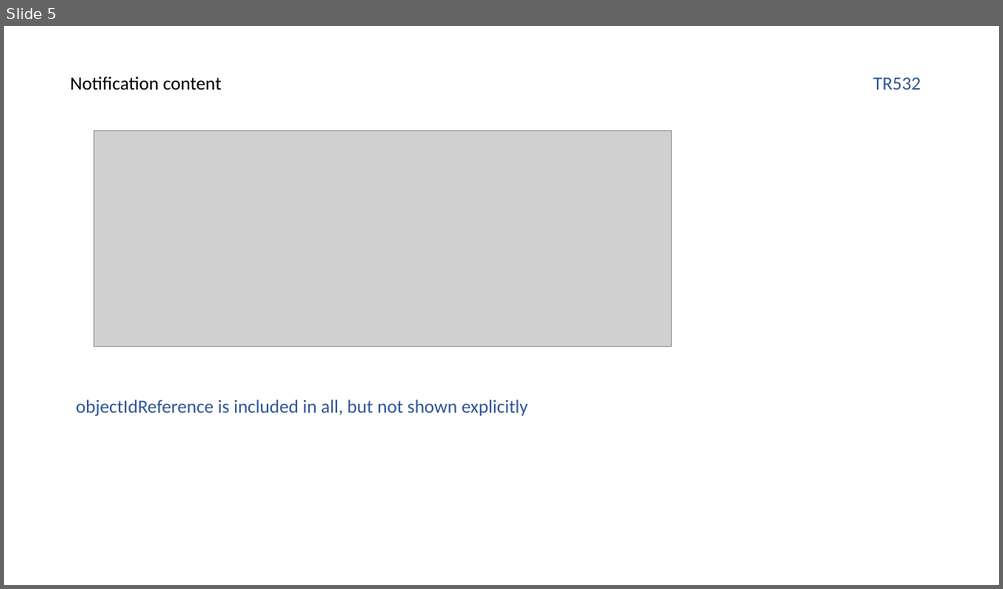
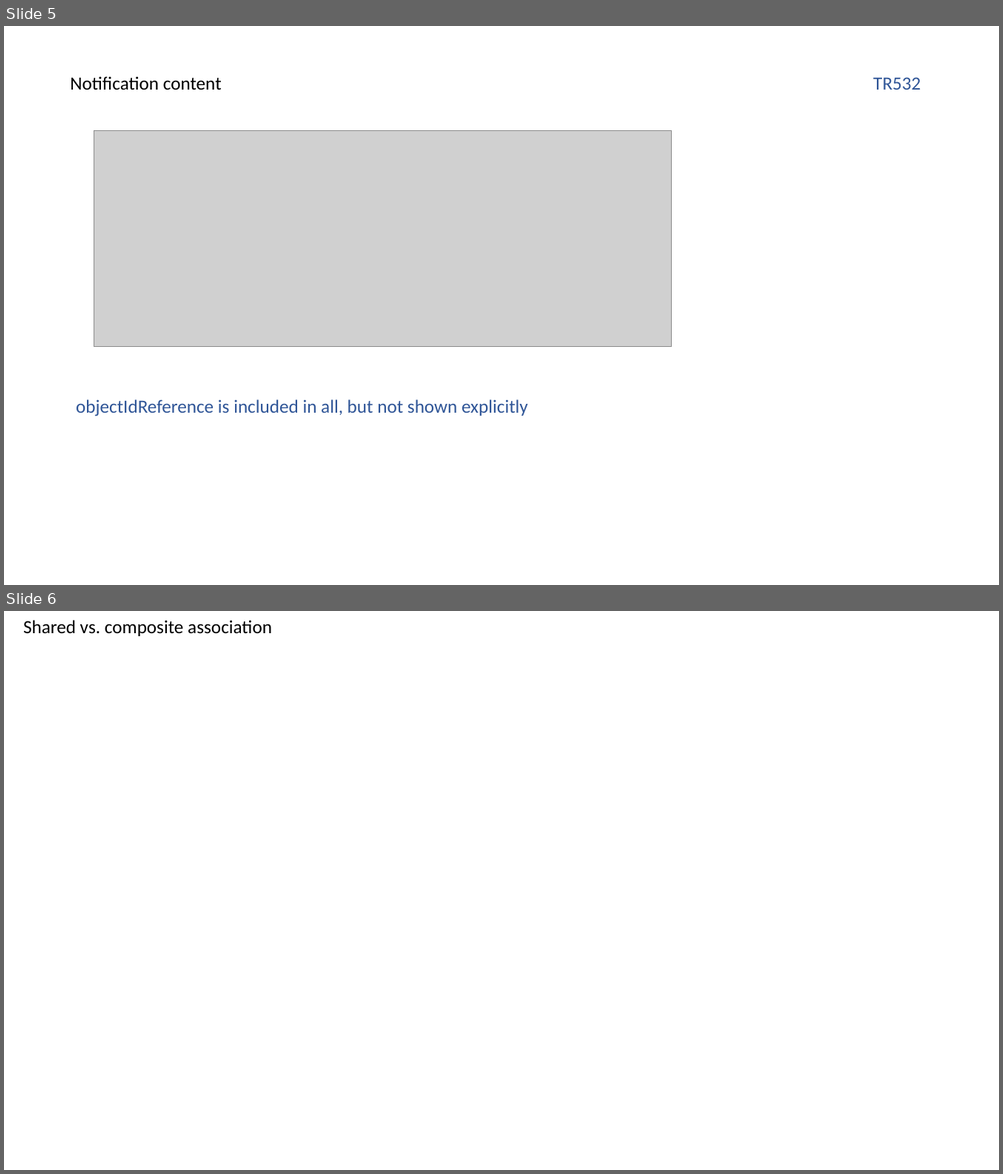
Before and after one commit to openBackhaul/MicroWaveDeviceInventory, a slide deck: spec/input/sketch offered notifications.pptx. Shown one above the other, each under a label of ours: slide 5 before the commit, slides 5 and 6 after it. The pictures are 1003x589 and 1003x1174 pixels, drawn with LibreOffice and Linux fonts; fonts in the diff are those of the drawing; grey boxes stand for pictures; background and template pictures are left out. Boxes give left, top, right and bottom in pixels: in the first picture for what was removed or moved away, otherwise in the second. Text is boxed around its words. In the diff, an @@ line names an element or a change of style, - is before the commit and + after.

Commit message:
pptx

```diff
--- a/spec/input/sketch offered notifications.pptx
+++ b/spec/input/sketch offered notifications.pptx
@@ slide 6 added at [4,611,999,1170], background picture (left out) @@
@@ text added at [23,620,272,636], 18 pt, text #000000 @@
+Shared vs. composite association
```
Also in this commit, not shown: 1 other file.
